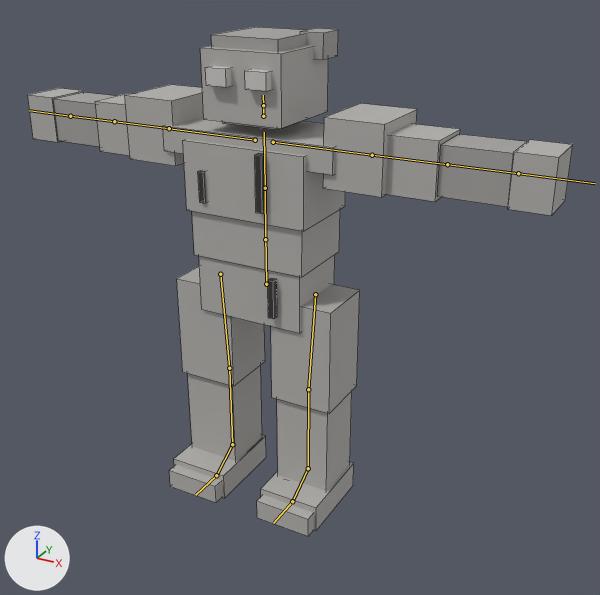
Two versions of the FBX model Assets/Resources/Bodies/Golem.fbx, one commit apart.
The view is the same before and after, from a camera (50 mm lens) standing at (0.83, -1.366, 1.152) and looking at (0.104, -0.045, 0.491). The axes (+X, +Y, +Z) are drawn at lower left. The lights are the same throughout. The picture after the commit comes second. The bones that bend it are drawn over the model as lines. Mesh edges are drawn as thin lines.

The first picture shows 'GolemMesh'.
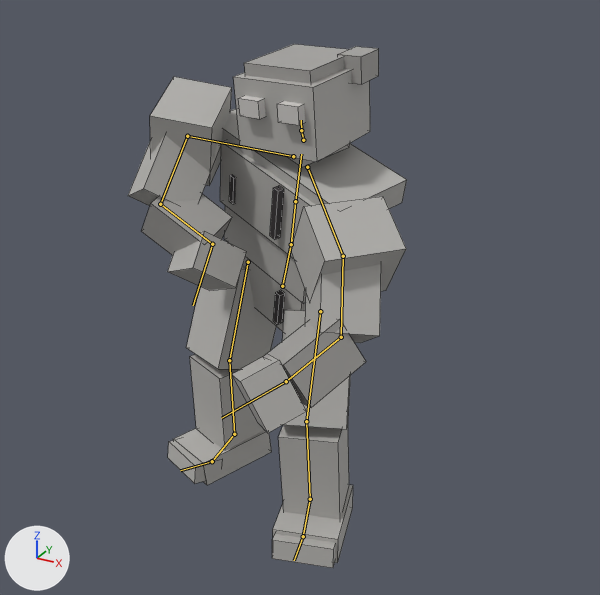
The newer file adds an action. The first version stands in its rest pose; the second is drawn at frame 1 of the action 'Golem|Draw'.

Pixel boxes (x1, y1, x2, y2) of what changed, in the pictures (600 x 595 px):
'GolemMesh', posed (49% narrower)
    before: (28, 27, 573, 536)
    after: (128, 44, 407, 568)
bone 'Hips', root to tip
    before: (266, 284) to (265, 234)
    after: (282, 286) to (292, 239)
bone 'Spine', root to tip
    before: (265, 239) to (265, 188)
    after: (291, 244) to (295, 201)
bone 'Chest', root to tip
    before: (265, 188) to (264, 132)
    after: (295, 201) to (301, 154)
bone 'Neck', root to tip
    before: (263, 116) to (263, 105)
    after: (303, 140) to (301, 130)
bone 'Head', root to tip
    before: (263, 105) to (263, 95)
    after: (301, 130) to (301, 120)
bone 'LeftShoulder', root to tip
    before: (273, 142) to (372, 155)
    after: (307, 167) to (343, 256)
bone 'LeftUpperArm', root to tip
    before: (372, 155) to (447, 164)
    after: (343, 256) to (341, 337)
bone 'LeftLowerArm', root to tip
    before: (447, 164) to (518, 173)
    after: (341, 337) to (286, 381)
bone 'LeftHand', root to tip
    before: (518, 173) to (595, 183)
    after: (286, 381) to (221, 418)
bone 'RightShoulder', root to tip
    before: (255, 140) to (169, 128)
    after: (293, 156) to (187, 136)
bone 'RightUpperArm', root to tip
    before: (169, 128) to (114, 121)
    after: (187, 136) to (160, 204)
bone 'RightLowerArm', root to tip
    before: (114, 121) to (70, 116)
    after: (160, 204) to (212, 244)
bone 'RightHand', root to tip
    before: (70, 116) to (29, 110)
    after: (212, 244) to (193, 305)
bone 'LeftUpperLeg', root to tip
    before: (315, 294) to (308, 389)
    after: (320, 311) to (306, 421)
bone 'LeftLowerLeg', root to tip
    before: (308, 389) to (308, 468)
    after: (306, 421) to (310, 499)
bone 'LeftFoot', root to tip
    before: (308, 468) to (292, 501)
    after: (310, 499) to (303, 536)
bone 'LeftToes', root to tip
    before: (292, 501) to (273, 523)
    after: (303, 536) to (294, 560)
bone 'RightUpperLeg', root to tip
    before: (220, 274) to (229, 368)
    after: (248, 262) to (229, 360)
bone 'RightLowerLeg', root to tip
    before: (229, 368) to (232, 444)
    after: (229, 360) to (234, 434)
bone 'RightFoot', root to tip
    before: (232, 444) to (216, 475)
    after: (234, 434) to (212, 461)
bone 'RightToes', root to tip
    before: (216, 475) to (195, 495)
    after: (212, 461) to (180, 470)

The change, as a diff of the scene's bpy script:
```diff
--- a/Assets/Resources/Bodies/Golem.fbx.py
+++ b/Assets/Resources/Bodies/Golem.fbx.py
@@ bone_hips @@
 bone_hips = bpy.data.objects['Golem'].pose.bones['Hips']
-bone_hips.location = (0.0, 0.0, 0.0)
-bone_hips.rotation_quaternion = (1.0, 0.0, 0.0, 0.0)  # degrees (0, 0, 0)
+bone_hips.location = (0.019, -0.013, -0.034)
+bone_hips.rotation_quaternion = (0.983, -0.024, -0.15, -0.101)  # degrees (-1, -17, -12)
@@ bone_spine @@
 bone_spine = bpy.data.objects['Golem'].pose.bones['Spine']  # child of 'Hips'
-bone_spine.rotation_quaternion = (1.0, 0.0, 0.0, 0.0)  # degrees (0, 0, 0)
+bone_spine.rotation_quaternion = (0.992, 0.117, 0.0, -0.048)  # degrees (13, 1, -5)
@@ bone_chest @@
 bone_chest = bpy.data.objects['Golem'].pose.bones['Chest']  # child of 'Spine'
-bone_chest.rotation_quaternion = (1.0, 0.0, 0.0, 0.0)  # degrees (0, 0, 0)
+bone_chest.rotation_quaternion = (1.0, -0.002, 0.002, -0.021)  # degrees (0, 0, -2)
@@ bone_neck @@
 bone_neck = bpy.data.objects['Golem'].pose.bones['Neck']  # child of 'Chest'
-bone_neck.rotation_quaternion = (1.0, 0.0, 0.0, 0.0)  # degrees (0, 0, 0)
+bone_neck.rotation_quaternion = (0.989, 0.081, 0.015, 0.124)  # degrees (9, 1, 14)
@@ bone_head @@
 bone_head = bpy.data.objects['Golem'].pose.bones['Head']  # child of 'Neck'
-bone_head.rotation_quaternion = (1.0, 0.0, 0.0, 0.0)  # degrees (0, 0, 0)
+bone_head.rotation_quaternion = (0.988, -0.104, 0.113, 0.011)  # degrees (-12, 13, 0)
@@ bone_leftshoulder @@
 bone_leftshoulder = bpy.data.objects['Golem'].pose.bones['LeftShoulder']  # child of 'Chest'
-bone_leftshoulder.rotation_quaternion = (1.0, 0.0, 0.0, 0.0)  # degrees (0, 0, 0)
+bone_leftshoulder.rotation_quaternion = (0.974, -0.116, 0.025, -0.194)  # degrees (-14, 0, -23)
@@ bone_leftupperarm @@
 bone_leftupperarm = bpy.data.objects['Golem'].pose.bones['LeftUpperArm']  # child of 'LeftShoulder'
-bone_leftupperarm.rotation_quaternion = (1.0, 0.0, 0.0, 0.0)  # degrees (0, 0, 0)
+bone_leftupperarm.rotation_quaternion = (0.972, -0.201, -0.002, -0.122)  # degrees (-23, -3, -14)
@@ bone_leftlowerarm @@
 bone_leftlowerarm = bpy.data.objects['Golem'].pose.bones['LeftLowerArm']  # child of 'LeftUpperArm'
-bone_leftlowerarm.rotation_quaternion = (1.0, 0.0, 0.0, 0.0)  # degrees (0, 0, 0)
+bone_leftlowerarm.rotation_quaternion = (0.899, -0.064, -0.138, -0.41)  # degrees (0, -17, -49)
@@ bone_lefthand @@
 bone_lefthand = bpy.data.objects['Golem'].pose.bones['LeftHand']  # child of 'LeftLowerArm'
-bone_lefthand.rotation_quaternion = (1.0, 0.0, 0.0, 0.0)  # degrees (0, 0, 0)
+bone_lefthand.rotation_quaternion = (0.993, -0.069, 0.069, -0.065)  # degrees (-8, 7, -8)
@@ bone_rightshoulder @@
 bone_rightshoulder = bpy.data.objects['Golem'].pose.bones['RightShoulder']  # child of 'Chest'
-bone_rightshoulder.rotation_quaternion = (1.0, 0.0, 0.0, 0.0)  # degrees (0, 0, 0)
+bone_rightshoulder.rotation_quaternion = (0.946, -0.001, -0.004, 0.325)  # degrees (0, 0, 38)
@@ bone_rightupperarm @@
 bone_rightupperarm = bpy.data.objects['Golem'].pose.bones['RightUpperArm']  # child of 'RightShoulder'
-bone_rightupperarm.rotation_quaternion = (1.0, 0.0, 0.0, 0.0)  # degrees (0, 0, 0)
+bone_rightupperarm.rotation_quaternion = (0.632, -0.033, -0.404, 0.66)  # degrees (-41, -28, 103)
@@ bone_rightlowerarm @@
 bone_rightlowerarm = bpy.data.objects['Golem'].pose.bones['RightLowerArm']  # child of 'RightUpperArm'
-bone_rightlowerarm.rotation_quaternion = (1.0, 0.0, 0.0, 0.0)  # degrees (0, 0, 0)
+bone_rightlowerarm.rotation_quaternion = (0.809, 0.253, -0.021, 0.53)  # degrees (24, -18, 63)
@@ bone_righthand @@
 bone_righthand = bpy.data.objects['Golem'].pose.bones['RightHand']  # child of 'RightLowerArm'
-bone_righthand.rotation_quaternion = (1.0, 0.0, 0.0, 0.0)  # degrees (0, 0, 0)
+bone_righthand.rotation_quaternion = (0.825, -0.251, -0.06, -0.503)  # degrees (-22, -21, -59)
@@ bone_leftupperleg @@
 bone_leftupperleg = bpy.data.objects['Golem'].pose.bones['LeftUpperLeg']  # child of 'Hips'
-bone_leftupperleg.rotation_quaternion = (1.0, 0.0, 0.0, 0.0)  # degrees (0, 0, 0)
+bone_leftupperleg.rotation_quaternion = (0.912, -0.233, -0.302, -0.151)  # degrees (-25, -38, -10)
@@ bone_leftlowerleg @@
 bone_leftlowerleg = bpy.data.objects['Golem'].pose.bones['LeftLowerLeg']  # child of 'LeftUpperLeg'
-bone_leftlowerleg.rotation_quaternion = (1.0, 0.0, 0.0, 0.0)  # degrees (0, 0, 0)
+bone_leftlowerleg.rotation_quaternion = (0.966, 0.251, 0.06, -0.013)  # degrees (29, 7, 0)
@@ bone_leftfoot @@
 bone_leftfoot = bpy.data.objects['Golem'].pose.bones['LeftFoot']  # child of 'LeftLowerLeg'
-bone_leftfoot.rotation_quaternion = (1.0, 0.0, 0.0, 0.0)  # degrees (0, 0, 0)
+bone_leftfoot.rotation_quaternion = (0.999, -0.037, -0.007, 0.012)  # degrees (-4, -1, 1)
@@ bone_lefttoes @@
 bone_lefttoes = bpy.data.objects['Golem'].pose.bones['LeftToes']  # child of 'LeftFoot'
-bone_lefttoes.rotation_quaternion = (1.0, 0.0, 0.0, 0.0)  # degrees (0, 0, 0)
+bone_lefttoes.rotation_quaternion = (0.999, 0.043, 0.0, 0.001)  # degrees (5, 0, 0)
@@ bone_rightupperleg @@
 bone_rightupperleg = bpy.data.objects['Golem'].pose.bones['RightUpperLeg']  # child of 'Hips'
-bone_rightupperleg.rotation_quaternion = (1.0, 0.0, 0.0, 0.0)  # degrees (0, 0, 0)
+bone_rightupperleg.rotation_quaternion = (0.987, -0.109, 0.067, -0.101)  # degrees (-13, 6, -12)
@@ bone_rightlowerleg @@
 bone_rightlowerleg = bpy.data.objects['Golem'].pose.bones['RightLowerLeg']  # child of 'RightUpperLeg'
-bone_rightlowerleg.rotation_quaternion = (1.0, 0.0, 0.0, 0.0)  # degrees (0, 0, 0)
+bone_rightlowerleg.rotation_quaternion = (0.982, 0.187, -0.025, 0.033)  # degrees (21, -3, 3)
@@ bone_rightfoot @@
 bone_rightfoot = bpy.data.objects['Golem'].pose.bones['RightFoot']  # child of 'RightLowerLeg'
-bone_rightfoot.rotation_quaternion = (1.0, 0.0, 0.0, 0.0)  # degrees (0, 0, 0)
+bone_rightfoot.rotation_quaternion = (0.999, 0.011, 0.048, -0.014)  # degrees (1, 5, -2)
@@ bone_righttoes @@
 bone_righttoes = bpy.data.objects['Golem'].pose.bones['RightToes']  # child of 'RightFoot'
-bone_righttoes.rotation_quaternion = (1.0, 0.0, 0.0, 0.0)  # degrees (0, 0, 0)
+bone_righttoes.rotation_quaternion = (0.994, 0.103, -0.022, -0.007)  # degrees (12, -2, -1)
```
